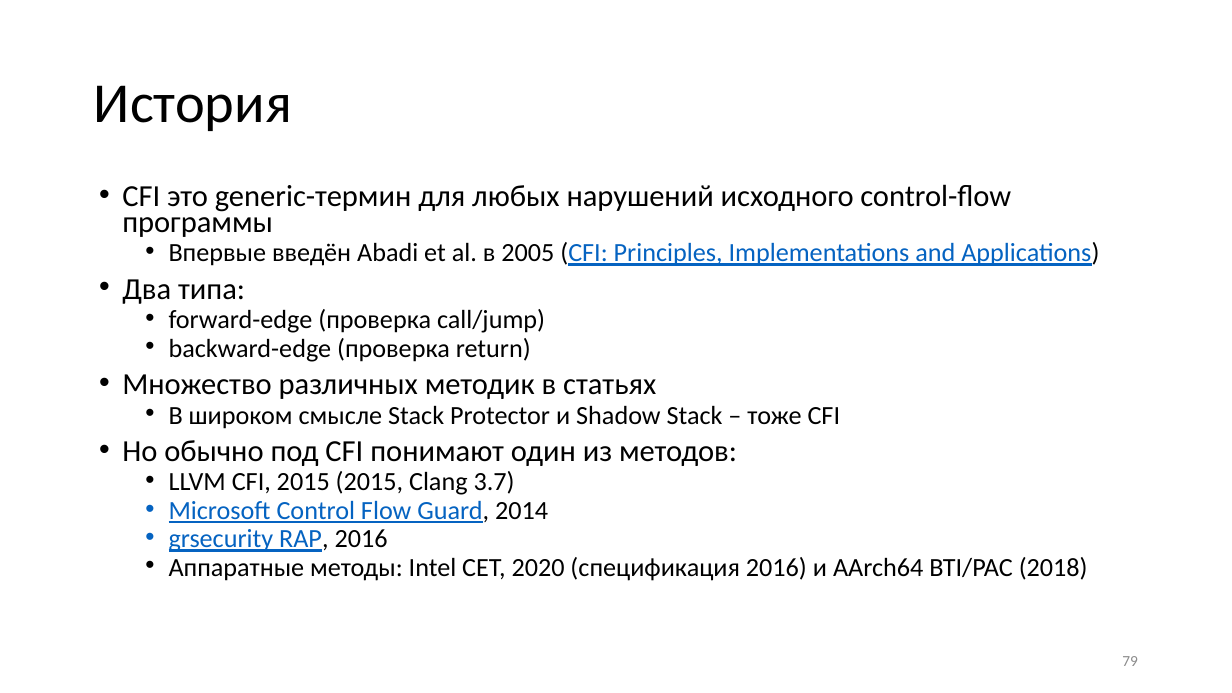
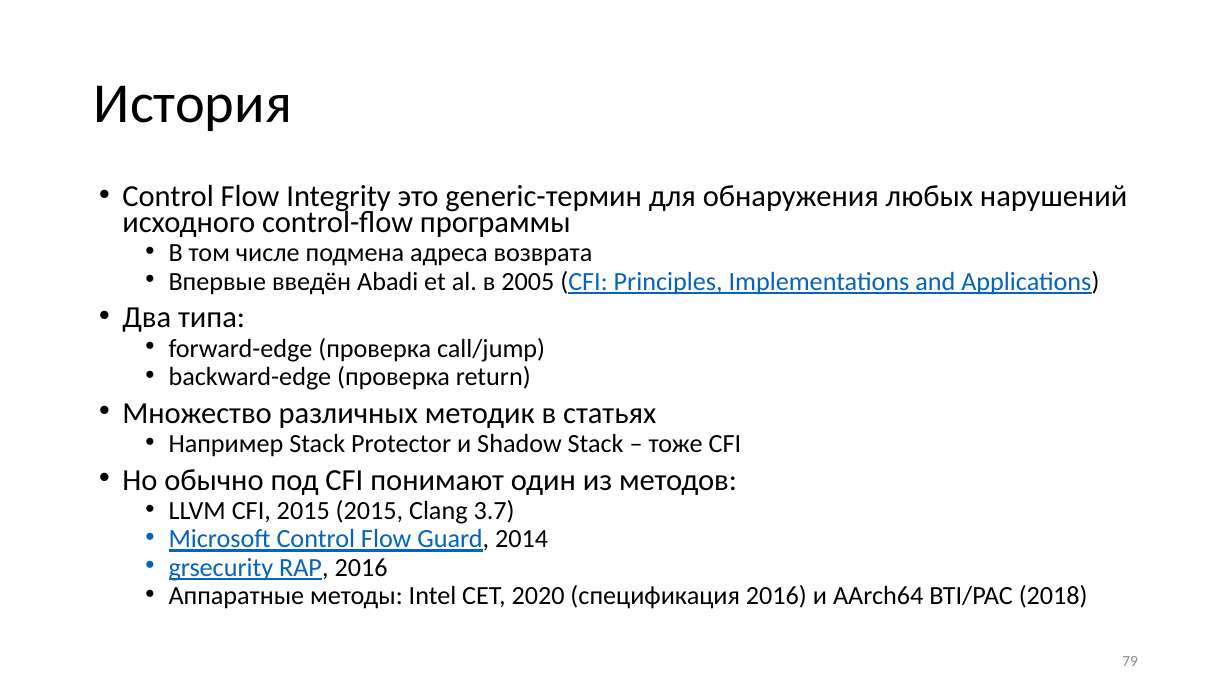
Before and after one commit to yugr/slides, a slide deck: slide 79 of CppZeroCost/2025/RU.pptx. Drawn at 1232x693 pixels with LibreOffice and Linux fonts; fonts in the diff are those of the drawing. Boxes give left, top, right and bottom in pixels: in the first picture for what was removed or moved away, otherwise in the second. Text is boxed around its words. In the diff, an @@ line names an element or a change of style, - is before the commit and + after.

```diff
--- a/CppZeroCost/2025/RU.pptx
+++ b/CppZeroCost/2025/RU.pptx
@@ text at box(122, 184, 1127, 266): text changed @@
-• CFI это generic-термин для любых нарушений исходного control-flow программы
+• Control Flow Integrity это generic-термин для обнаружения любых нарушений исходного control-flow программы
+  • В том числе подмена адреса возврата
@@ text at box(169, 433, 742, 457): text changed @@
-  • В широком смысле Stack Protector и Shadow Stack – тоже CFI
+  • Например Stack Protector и Shadow Stack – тоже CFI
```
Also in this commit, not shown: 32 other slides changed, 3 other files.
